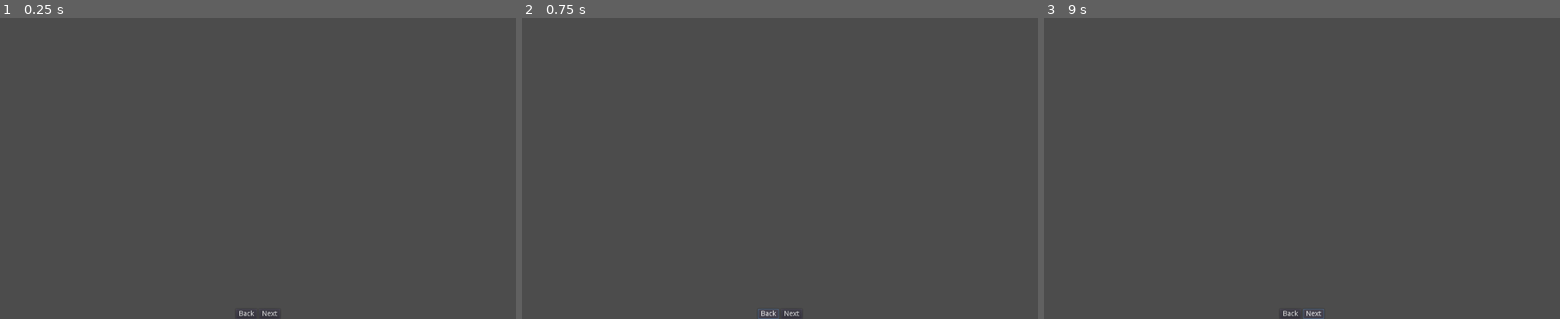
Above: before the commit, frames 1-3 (left to right).
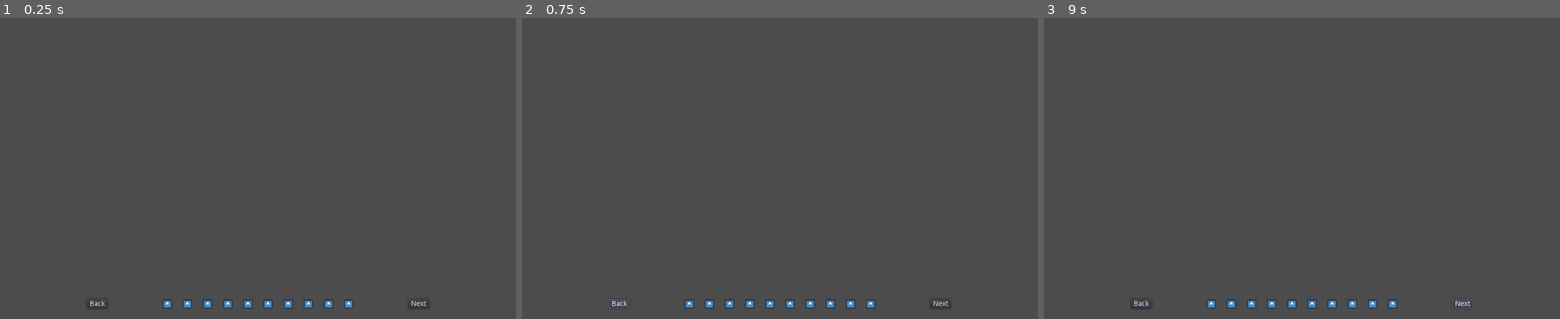
Above: after the commit, the same moments.

Repository: Poostaq/Neuroshima-character-creation
Game: Godot game, scene res://MainScreen.tscn
Two runs of this game, one before a commit and one after it. Both use one fixed random seed, a clock stepped at 60 frames per second and the inputs below. The engine's default icon, where the game draws it, is replaced by a stand-in: a white triangle on a blue panel in a dark square.
Inputs (mouse positions are in pixels of both pictures, inside the frame that each line leads up to):
- Up to frame 1 (0.25 s): no input
- Up to frame 2 (0.75 s): click "Back" at 0.5 s
- Up to frame 3 (9 s): click (1209, 303) at 1.27 s; click (1229, 303) at 2.02 s; click (1250, 303) at 2.77 s; click (1271, 303) at 3.52 s; click (1291, 303) at 4.27 s; click (1312, 303) at 5.02 s; click (1332, 303) at 5.77 s; click (1353, 303) at 6.52 s; click (1374, 303) at 7.27 s; click (1394, 303) at 8.02 s; click "Next" at 8.75 s

The runs differ from the first frame. In frame 1, 0.4% of the frame differs, in the area x 17-83%, y 93-100%; in frame 2, 0.5%; in frame 3, 0.5%, in the area x 17-84%, y 93-100%.

Commit message:
Set up node hierarchy for UI on Main Screen and Ethnicity Step

Diff:
--- a/ChooseEthnicity.tscn
+++ /dev/null
@@ -1,5 +0,0 @@
-[gd_scene format=2]
-
-[node name="MarginContainer" type="MarginContainer"]
-anchor_right = 1.0
-anchor_bottom = 1.0
--- /dev/null
+++ b/ChooseEthnicityStep.tscn
@@ -0,0 +1,82 @@
+[gd_scene load_steps=2 format=2]
+
+[ext_resource path="res://icon.png" type="Texture" id=1]
+
+[node name="Ethnicity" type="Control"]
+anchor_right = 1.0
+anchor_bottom = 1.0
+margin_right = -54.0
+margin_bottom = -100.0
+
+[node name="HBoxContainer" type="HBoxContainer" parent="."]
+anchor_right = 1.0
+anchor_bottom = 1.0
+size_flags_horizontal = 3
+size_flags_vertical = 3
+custom_constants/separation = 20
+
+[node name="EthnicityPic" type="TextureRect" parent="HBoxContainer"]
+margin_right = 475.0
+margin_bottom = 500.0
+size_flags_horizontal = 3
+size_flags_vertical = 3
+texture = ExtResource( 1 )
+stretch_mode = 6
+
+[node name="VBoxContainer" type="VBoxContainer" parent="HBoxContainer"]
+margin_left = 495.0
+margin_right = 970.0
+margin_bottom = 500.0
+size_flags_horizontal = 3
+size_flags_vertical = 3
+
+[node name="RichTextLabel" type="RichTextLabel" parent="HBoxContainer/VBoxContainer"]
+margin_right = 475.0
+margin_bottom = 70.0
+size_flags_horizontal = 3
+size_flags_vertical = 3
+bbcode_enabled = true
+bbcode_text = "
+
+[center]TEST ETHNICITY[/center]"
+text = "
+
+TEST ETHNICITY"
+fit_content_height = true
+
+[node name="RichTextLabel2" type="RichTextLabel" parent="HBoxContainer/VBoxContainer"]
+margin_top = 74.0
+margin_right = 475.0
+margin_bottom = 425.0
+size_flags_horizontal = 3
+size_flags_vertical = 3
+size_flags_stretch_ratio = 5.0
+bbcode_enabled = true
+bbcode_text = "Lorem ipsum dolor sit amet, consectetur adipiscing elit, sed do eiusmod tempor incididunt ut labore et dolore magna aliqua. Ut enim ad minim veniam, quis nostrud exercitation ullamco laboris nisi ut aliquip ex ea commodo consequat. Duis aute irure dolor in reprehenderit in voluptate velit esse cillum dolore eu fugiat nulla pariatur. Excepteur sint occaecat cupidatat non proident, sunt in culpa qui officia deserunt mollit anim id est laborum."
+text = "Lorem ipsum dolor sit amet, consectetur adipiscing elit, sed do eiusmod tempor incididunt ut labore et dolore magna aliqua. Ut enim ad minim veniam, quis nostrud exercitation ullamco laboris nisi ut aliquip ex ea commodo consequat. Duis aute irure dolor in reprehenderit in voluptate velit esse cillum dolore eu fugiat nulla pariatur. Excepteur sint occaecat cupidatat non proident, sunt in culpa qui officia deserunt mollit anim id est laborum."
+
+[node name="HBoxContainer" type="HBoxContainer" parent="HBoxContainer/VBoxContainer"]
+margin_top = 429.0
+margin_right = 475.0
+margin_bottom = 500.0
+size_flags_horizontal = 3
+size_flags_vertical = 3
+
+[node name="RichTextLabel3" type="RichTextLabel" parent="HBoxContainer/VBoxContainer/HBoxContainer"]
+margin_right = 235.0
+margin_bottom = 71.0
+size_flags_horizontal = 3
+size_flags_vertical = 3
+bbcode_enabled = true
+bbcode_text = "OPTION 1"
+text = "OPTION 1"
+
+[node name="RichTextLabel4" type="RichTextLabel" parent="HBoxContainer/VBoxContainer/HBoxContainer"]
+margin_left = 239.0
+margin_right = 475.0
+margin_bottom = 71.0
+size_flags_horizontal = 3
+size_flags_vertical = 3
+bbcode_enabled = true
+bbcode_text = "OPTION 2"
+text = "OPTION 2"
--- a/MainScreen.tscn
+++ b/MainScreen.tscn
@@ -1,4 +1,8 @@
-[gd_scene format=2]
+[gd_scene load_steps=3 format=2]
+
+[ext_resource path="res://icon.png" type="Texture" id=1]
+
+[sub_resource type="CanvasItemMaterial" id=1]
 
 [node name="MainScreen" type="Control"]
 anchor_right = 1.0
@@ -7,32 +11,161 @@
 [node name="CenterContainer" type="MarginContainer" parent="."]
 anchor_right = 1.0
 anchor_bottom = 1.0
+custom_constants/margin_right = 20
+custom_constants/margin_top = 20
+custom_constants/margin_left = 20
+custom_constants/margin_bottom = 20
 
 [node name="VBoxContainer" type="VBoxContainer" parent="CenterContainer"]
-margin_right = 1024.0
-margin_bottom = 600.0
+margin_left = 20.0
+margin_top = 20.0
+margin_right = 1004.0
+margin_bottom = 580.0
 alignment = 2
 
 [node name="StepContainer" type="CenterContainer" parent="CenterContainer/VBoxContainer"]
-margin_right = 1024.0
-margin_bottom = 576.0
+margin_right = 984.0
+margin_bottom = 512.0
 size_flags_horizontal = 3
 size_flags_vertical = 3
 
+[node name="---SPACE---" type="Control" parent="CenterContainer/VBoxContainer"]
+margin_top = 516.0
+margin_right = 984.0
+margin_bottom = 536.0
+rect_min_size = Vector2( 100, 20 )
+
 [node name="HBoxContainer" type="HBoxContainer" parent="CenterContainer/VBoxContainer"]
-margin_top = 580.0
-margin_right = 1024.0
-margin_bottom = 600.0
+margin_top = 540.0
+margin_right = 984.0
+margin_bottom = 560.0
 alignment = 1
 
-[node name="Button" type="Button" parent="CenterContainer/VBoxContainer/HBoxContainer"]
-margin_left = 468.0
-margin_right = 510.0
+[node name="Back" type="Button" parent="CenterContainer/VBoxContainer/HBoxContainer"]
+margin_left = 152.0
+margin_right = 194.0
 margin_bottom = 20.0
 text = "Back"
 
-[node name="Button2" type="Button" parent="CenterContainer/VBoxContainer/HBoxContainer"]
-margin_left = 514.0
-margin_right = 556.0
+[node name="---SPACE---" type="Control" parent="CenterContainer/VBoxContainer/HBoxContainer"]
+margin_left = 198.0
+margin_right = 298.0
+margin_bottom = 20.0
+rect_min_size = Vector2( 100, 0 )
+
+[node name="HBoxContainer" type="HBoxContainer" parent="CenterContainer/VBoxContainer/HBoxContainer"]
+margin_left = 302.0
+margin_right = 682.0
+margin_bottom = 20.0
+custom_constants/separation = 20
+
+[node name="EthnicityStep" type="TextureButton" parent="CenterContainer/VBoxContainer/HBoxContainer/HBoxContainer"]
+material = SubResource( 1 )
+margin_right = 20.0
+margin_bottom = 20.0
+rect_min_size = Vector2( 20, 20 )
+texture_normal = ExtResource( 1 )
+expand = true
+stretch_mode = 4
+
+[node name="ProfessionStep" type="TextureButton" parent="CenterContainer/VBoxContainer/HBoxContainer/HBoxContainer"]
+material = SubResource( 1 )
+margin_left = 40.0
+margin_right = 60.0
+margin_bottom = 20.0
+rect_min_size = Vector2( 20, 20 )
+texture_normal = ExtResource( 1 )
+expand = true
+stretch_mode = 4
+
+[node name="AttributesStep" type="TextureButton" parent="CenterContainer/VBoxContainer/HBoxContainer/HBoxContainer"]
+material = SubResource( 1 )
+margin_left = 80.0
+margin_right = 100.0
+margin_bottom = 20.0
+rect_min_size = Vector2( 20, 20 )
+texture_normal = ExtResource( 1 )
+expand = true
+stretch_mode = 4
+
+[node name="SpecialisationStep" type="TextureButton" parent="CenterContainer/VBoxContainer/HBoxContainer/HBoxContainer"]
+material = SubResource( 1 )
+margin_left = 120.0
+margin_right = 140.0
+margin_bottom = 20.0
+rect_min_size = Vector2( 20, 20 )
+texture_normal = ExtResource( 1 )
+expand = true
+stretch_mode = 4
+
+[node name="SkillsStep" type="TextureButton" parent="CenterContainer/VBoxContainer/HBoxContainer/HBoxContainer"]
+material = SubResource( 1 )
+margin_left = 160.0
+margin_right = 180.0
+margin_bottom = 20.0
+rect_min_size = Vector2( 20, 20 )
+texture_normal = ExtResource( 1 )
+expand = true
+stretch_mode = 4
+
+[node name="TricksStep" type="TextureButton" parent="CenterContainer/VBoxContainer/HBoxContainer/HBoxContainer"]
+material = SubResource( 1 )
+margin_left = 200.0
+margin_right = 220.0
+margin_bottom = 20.0
+rect_min_size = Vector2( 20, 20 )
+texture_normal = ExtResource( 1 )
+expand = true
+stretch_mode = 4
+
+[node name="TextureButton7" type="TextureButton" parent="CenterContainer/VBoxContainer/HBoxContainer/HBoxContainer"]
+material = SubResource( 1 )
+margin_left = 240.0
+margin_right = 260.0
+margin_bottom = 20.0
+rect_min_size = Vector2( 20, 20 )
+texture_normal = ExtResource( 1 )
+expand = true
+stretch_mode = 4
+
+[node name="TextureButton8" type="TextureButton" parent="CenterContainer/VBoxContainer/HBoxContainer/HBoxContainer"]
+material = SubResource( 1 )
+margin_left = 280.0
+margin_right = 300.0
+margin_bottom = 20.0
+rect_min_size = Vector2( 20, 20 )
+texture_normal = ExtResource( 1 )
+expand = true
+stretch_mode = 4
+
+[node name="TextureButton9" type="TextureButton" parent="CenterContainer/VBoxContainer/HBoxContainer/HBoxContainer"]
+material = SubResource( 1 )
+margin_left = 320.0
+margin_right = 340.0
+margin_bottom = 20.0
+rect_min_size = Vector2( 20, 20 )
+texture_normal = ExtResource( 1 )
+expand = true
+stretch_mode = 4
+
+[node name="TextureButton10" type="TextureButton" parent="CenterContainer/VBoxContainer/HBoxContainer/HBoxContainer"]
+material = SubResource( 1 )
+margin_left = 360.0
+margin_right = 380.0
+margin_bottom = 20.0
+rect_min_size = Vector2( 20, 20 )
+texture_normal = ExtResource( 1 )
+expand = true
+stretch_mode = 4
+
+[node name="---SPACE2---" type="Control" parent="CenterContainer/VBoxContainer/HBoxContainer"]
+margin_left = 686.0
+margin_right = 786.0
+margin_bottom = 20.0
+rect_min_size = Vector2( 100, 0 )
+
+[node name="Next" type="Button" parent="CenterContainer/VBoxContainer/HBoxContainer"]
+margin_left = 790.0
+margin_right = 832.0
 margin_bottom = 20.0
 text = "Next"
